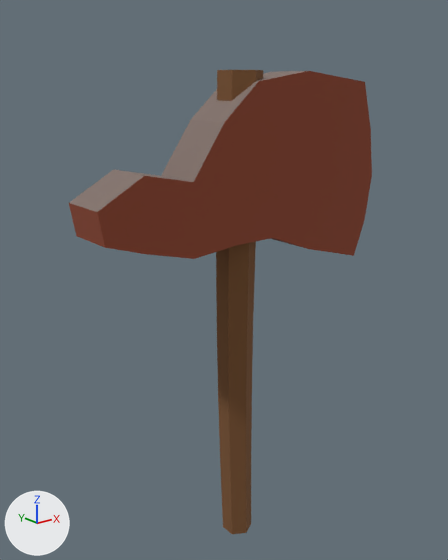
Renders of the FBX model Assets/Art/Props/WeaponPack/wpn_axe_01.fbx from each side of a commit.
Before and after are seen from a 50 mm camera at (-0.794, -0.943, 0.992) aimed at (-0.003, 0.046, 0.597). The lights are fixed; the arrows at lower left show +X, +Y and +Z. The older version comes first. Where no turn or scale is listed for an object, it has been applied to the vertices.

Script lines for the objects in view, before the commit:
```python
me_wpn_axe_01_002 = bpy.data.meshes.new('wpn_axe_01.002')
me_wpn_axe_01_002.from_pydata(...)  # 76 vertices, 144 faces; spans x -0.34..0.345, y -0.052..0.052, z -0.45..0.57
me_wpn_axe_01_002.materials.append(mat_weaponpalette)  # picture img_weapon_palette_png
ob_wpn_axe_01 = bpy.data.objects.new('wpn_axe_01', me_wpn_axe_01_002)
ob_wpn_axe_01.location = (0.0, 0.0, 0.45)
```
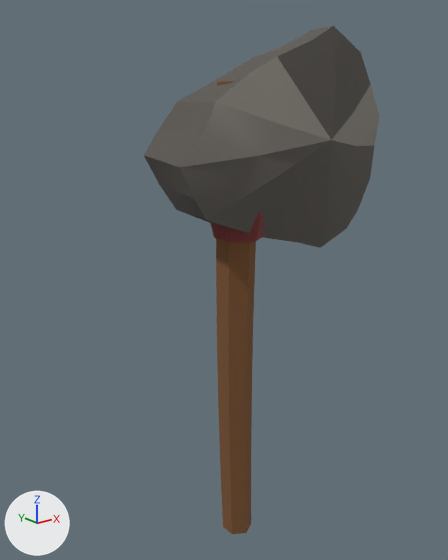
Patch to the scene script:
```diff
--- a/Assets/Art/Props/WeaponPack/wpn_axe_01.fbx.py
+++ b/Assets/Art/Props/WeaponPack/wpn_axe_01.fbx.py
@@ me_wpn_axe_01_002 @@
 # used by ob_wpn_axe_01; location = (0.0, 0.0, 0.45)
-me_wpn_axe_01_002.from_pydata(...)  # 76 vertices, 144 faces; spans x -0.34..0.345, y -0.052..0.052, z -0.45..0.57
+me_wpn_axe_01_002.from_pydata(...)  # 128 vertices, 236 faces; spans x -0.18..0.399, y -0.083..0.088, z -0.45..0.657
+# me_wpn_axe_01_002 part 1: the loose piece of 34 vertices spanning x -0.34..0.345, y -0.052..0.052, z 0.17..0.57 is rebuilt with 62 vertices and now spans x -0.18..0.399, y -0.083..0.088, z 0.201..0.657
+# me_wpn_axe_01_002 part 2: a new loose piece of 24 vertices spanning x -0.054..0.054, y -0.062..0.062, z 0.25..0.385, in mat_weaponpalette (picture img_weapon_palette_png)
+# me_wpn_axe_01_002 part 3
+# 36 vertices are removed from x -0.044..0.038, y -0.044..0.044, z -0.28..0.57
+# 76 faces are deleted
+# 36 vertices are added at x -0.044..0.038, y -0.044..0.044, z -0.283..0.55
+# 76 new faces join them
 me_wpn_axe_01_002.materials.append(mat_weaponpalette)
```

Changed parts and their boxes (x1, y1, x2, y2) in the pictures (448 x 560 px; the box of a moved part takes in the faces that stretch with it):
'wpn_axe_01', reshaped (22% narrower, 9% taller): before (69, 70, 372, 534); after (144, 26, 379, 534)
part 1 of me_wpn_axe_01_002, rebuilt (22% narrower, 18% taller): before (69, 71, 372, 259); after (144, 26, 379, 248)
part 2 of me_wpn_axe_01_002, added (brown): after (210, 211, 264, 242)
part 3 of me_wpn_axe_01_002, moved or reshaped: before (216, 70, 263, 534); after (216, 81, 256, 534)
